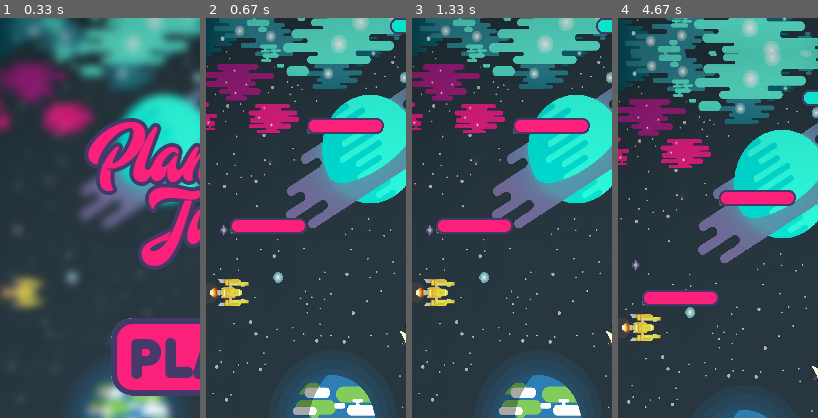
Above: before the commit, frames 1-4 (left to right).
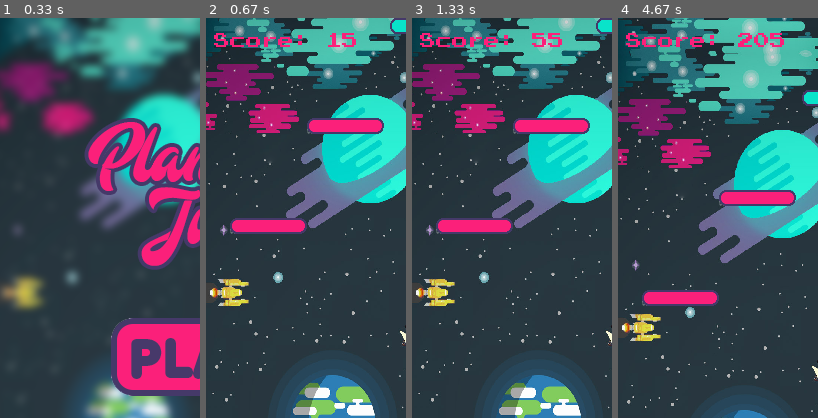
Above: after the commit, the same moments.

Repository: Protocs/pygame-for-kids
Game: pygame game, started from main.py
The game is run twice, just before and just after one commit, with the same random seed, the same clock (stepped at 60 frames per second) and the same inputs.
Inputs (mouse positions are % of the whole screen's width and height, from its top left):
- Up to frame 1 (0.33 s): no input
- Up to frame 2 (0.67 s): click (50, 42) at 0.38 s
- Up to frame 3 (1.33 s): hold Right 0.83-1.3 s; move the mouse to (46, 54) at 0.87 s
- Up to frame 4 (4.67 s): hold Right 1.33-1.8 s; hold Left 1.83-2.37 s; hold Left 2.4-2.8 s; hold Right 2.83-3.47 s; hold Left 3.5-3.97 s; hold Right 4-4.47 s; hold Right from 4.5 s (still down)
The pictures show only the part of the screen within x 2-52%, y 0-50%; the shares and areas given below are measured in that part.

Frame 1 is identical in both runs. In frame 2, 0.8% of the frame differs, in the area x 4-75%, y 3-8%; in frame 3, 0.8%; in frame 4, 1.0%, in the area x 4-83%, y 3-8%.

Commit message:
Счет и рекорд

Diff:
--- a/planetjump/death_screen.py
+++ b/planetjump/death_screen.py
@@ -1,18 +1,23 @@
 import pygame
 
 from planetjump.utils import load_image, handle_close
+from planetjump.score import Score, BestScore
 
 
 class DeathScreen:
-    def __init__(self, surface):
+    def __init__(self, surface, score_group, score_counter):
         self.surface = surface
+        self.score_counter = score_counter
+        self.score_group = score_group
+        self.best_score = BestScore(self.score_group)
+        self.best_score.rect.x = self.score_counter.rect.x
         self.background = load_image("start_background.png")
         self.death = True
         self.you_died = load_image("you_died.png")
 
         restart = load_image("restart.png")
         self.restart_images = [(restart, (118, 300)),
-                            (pygame.transform.scale(restart, (170, 80)), (115, 298))]
+                               (pygame.transform.scale(restart, (170, 80)), (115, 298))]
         self.restart = self.restart_images[0]
 
         self.run()
@@ -31,6 +36,9 @@
         self.surface.blit(self.background, (0, 0))
         self.surface.blit(self.you_died, (0, 50))
         self.surface.blit(self.restart[0], self.restart[1])
+        self.score_group.draw(self.surface)
+        self.score_counter.update()
+        self.best_score.update()
         pygame.display.flip()
 
     def mouse_handler(self):
--- a/planetjump/game.py
+++ b/planetjump/game.py
@@ -6,6 +6,7 @@
 from planetjump.platform import Platform
 from planetjump.pause_screen import PauseScreen
 from planetjump.disappearing_platform import DisappearingPlatform
+from planetjump.score import Score
 
 
 class Game:
@@ -15,10 +16,13 @@
         self.game = True
         self.pause = False
         self.all_sprites = pygame.sprite.Group()
+        self.score_group = pygame.sprite.Group()
         self.platforms = [Platform(self, self.surface, y) for y in range(100, 800, 100)]
         self.platforms.append(DisappearingPlatform(self, self.surface, 0))
         self.player = Player(self, self.surface)
         self.clock = pygame.time.Clock()
+        self.score_counter = Score(self)
+        self.start_pos = True
 
     def run(self):
         while self.game:
@@ -40,6 +44,8 @@
         self.draw_backgrounds()
         self.all_sprites.draw(self.surface)
         self.player.update()
+        self.score_group.draw(self.surface)
+        self.score_counter.update()
         for platform in self.platforms:
             platform.update()
         pygame.display.flip()
@@ -51,6 +57,7 @@
 
     def background_scrolling(self, dy):
         first_bg, second_bg = self.backgrounds
+        self.start_pos = False
         if first_bg.point.y <= 800:
             first_bg.point.y += dy
             second_bg.point.y += dy
--- a/planetjump/player.py
+++ b/planetjump/player.py
@@ -1,6 +1,6 @@
 import pygame
 
-from planetjump.utils import load_image
+from planetjump.utils import load_image, load_best_progress, save_progress
 from planetjump.death_screen import DeathScreen
 
 
@@ -15,6 +15,8 @@
         self.rect.y = 800
         self.speeding = 5
         self.moving = True
+        self.score = 0
+        self.best_score = load_best_progress()
 
     def update(self):
         self.key_handle()
@@ -33,6 +35,10 @@
         if self.speeding > 0 and self.moving:
             if self.rect.y >= 380:
                 self.rect.y -= self.speeding
+                if self.game.start_pos:
+                    self.score += 1
+            elif self.rect.y < 380:
+                self.score += 1
             self.speeding -= 0.06
         else:
             self.moving = False
@@ -61,4 +67,12 @@
                         sprite.rect.y -= 800
 
     def death(self):
-        DeathScreen(self.surface)
+        try:
+            if self.score > self.best_score:
+                save_progress(self.score)
+        except:
+            save_progress(self.score)
+
+        self.game.score_counter.rect.x = (400 - self.game.score_counter.rect.width) / 2
+        self.game.score_counter.rect.y = 200
+        DeathScreen(self.surface, self.game.score_group, self.game.score_counter)
--- /dev/null
+++ b/planetjump/score.py
@@ -0,0 +1,33 @@
+import pygame
+
+from planetjump.utils import load_best_progress
+
+
+class BestScore(pygame.sprite.Sprite):
+    def __init__(self, group):
+        super().__init__(group)
+        self.font = pygame.font.Font("data/fonts/PressStart2P.ttf", 16)
+        self.image = pygame.Surface((100, 100))
+        self.rect = self.image.get_rect()
+        self.color = (251, 32, 122)
+        self.rect.x = 200
+        self.rect.y = 220
+        self.score = load_best_progress()
+
+    def update(self):
+        self.image = self.font.render("Best: " + str(self.score), True, self.color)
+
+
+class Score(pygame.sprite.Sprite):
+    def __init__(self, game):
+        super().__init__(game.score_group)
+        self.game = game
+        self.font = pygame.font.Font("data/fonts/PressStart2P.ttf", 16)
+        self.image = pygame.Surface((100, 100))
+        self.rect = self.image.get_rect()
+        self.rect.x = 15
+        self.rect.y = 15
+        self.color = (251, 32, 122)
+
+    def update(self):
+        self.image = self.font.render("Score: " + str(self.game.player.score), True, self.color)
--- a/planetjump/utils.py
+++ b/planetjump/utils.py
@@ -1,4 +1,5 @@
 import pygame
+import pickle
 
 from os import path
 
@@ -27,4 +28,22 @@
     exit()
 
 
+def save_progress(progress):
+    try:
+        with open("best_progress.txt", "wb") as f:
+            pickle.dump(progress, f, pickle.HIGHEST_PROTOCOL)
+    except OSError:
+        pass
+
+
+def load_best_progress():
+    try:
+        with open("best_progress.txt", "rb") as f:
+            return pickle.load(f)
+    except OSError:
+        pass
+    except pickle.PickleError:
+        pass
+
+
 SIZE = WIDTH, HEIGHT = 400, 800
Binary file added: data/fonts/PressStart2P.ttf
Not shown, changed: .gitignore
